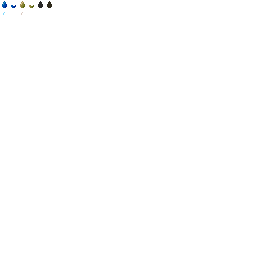
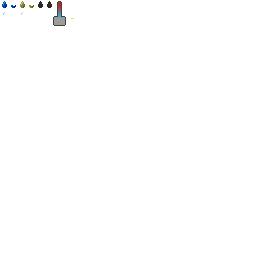
Layered file, before and after one edit (256x256). Changes by layer:
added layer "thermometer" above "thirsty_drop" over (53, 1, 66, 26)
